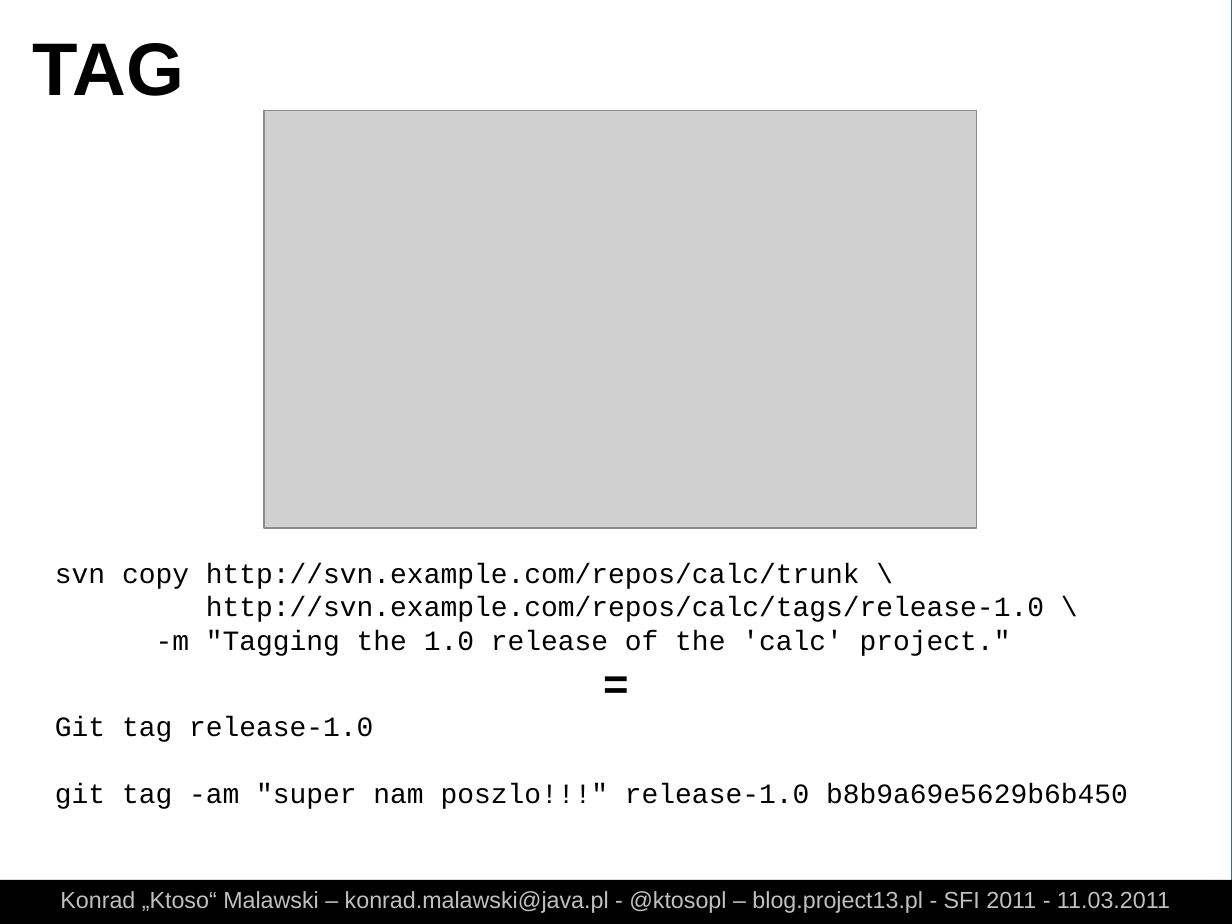
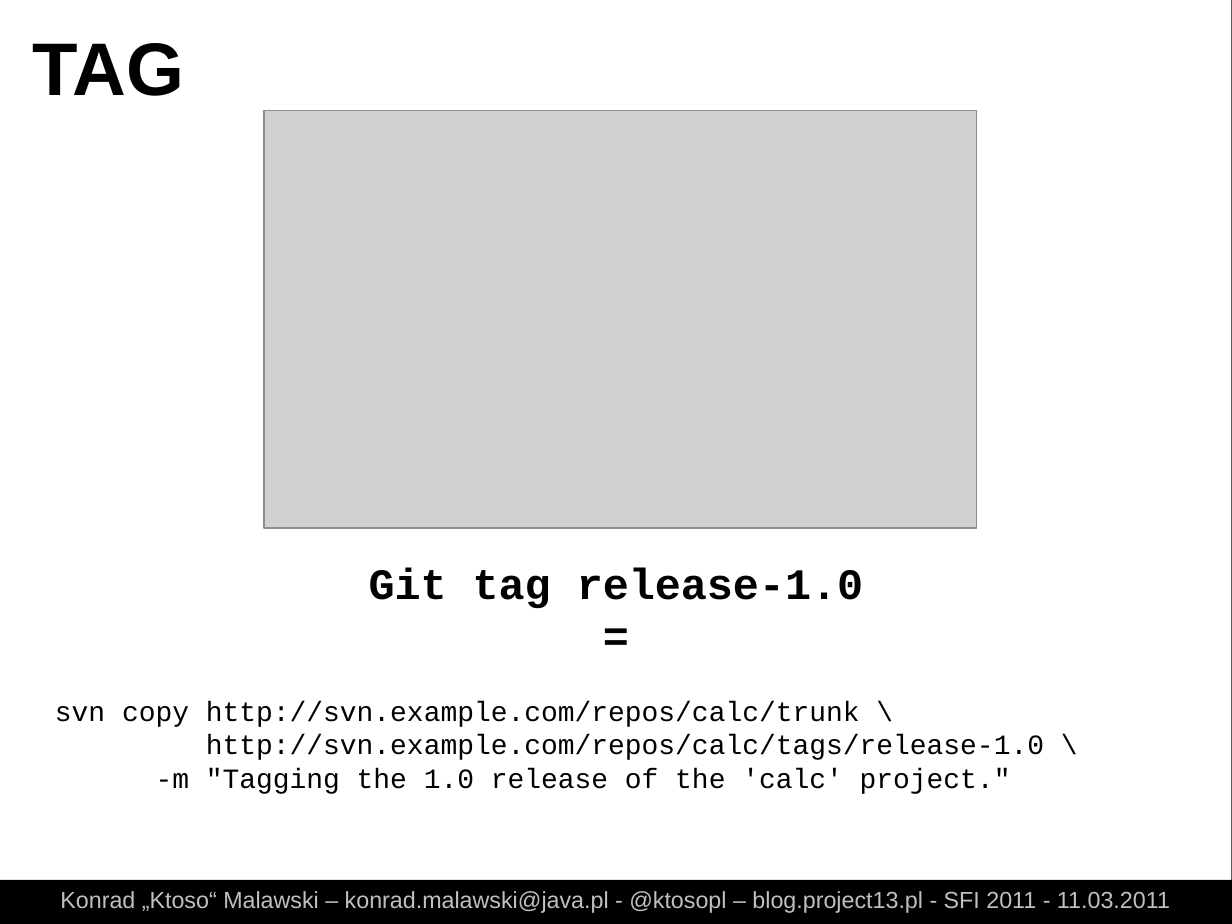
Before and after one commit to ktoso/git-presentation, a slide deck: slide 81 of slides.odp (slide 80 before the commit). Drawn at 1232x924 pixels with LibreOffice and Linux fonts; fonts in the diff are those of the drawing; grey boxes stand for pictures. Boxes give left, top, right and bottom in pixels: in the first picture for what was removed or moved away, otherwise in the second. Text is boxed around its words. In the diff, an @@ line names an element or a change of style, - is before the commit and + after.

```diff
--- a/slides.odp
+++ b/slides.odp
@@ text at bbox=[369, 567, 863, 609]: paragraphs added @@
+Git tag release-1.0
+=
@@ text at bbox=[55, 716, 1128, 809]: paragraphs removed @@
-=
-Git tag release-1.0
-git tag -am "super nam poszlo!!!" release-1.0 b8b9a69e5629b6b450
```
Also in this commit, not shown: 3 other slides changed, 1 slide added, 2 other files.
